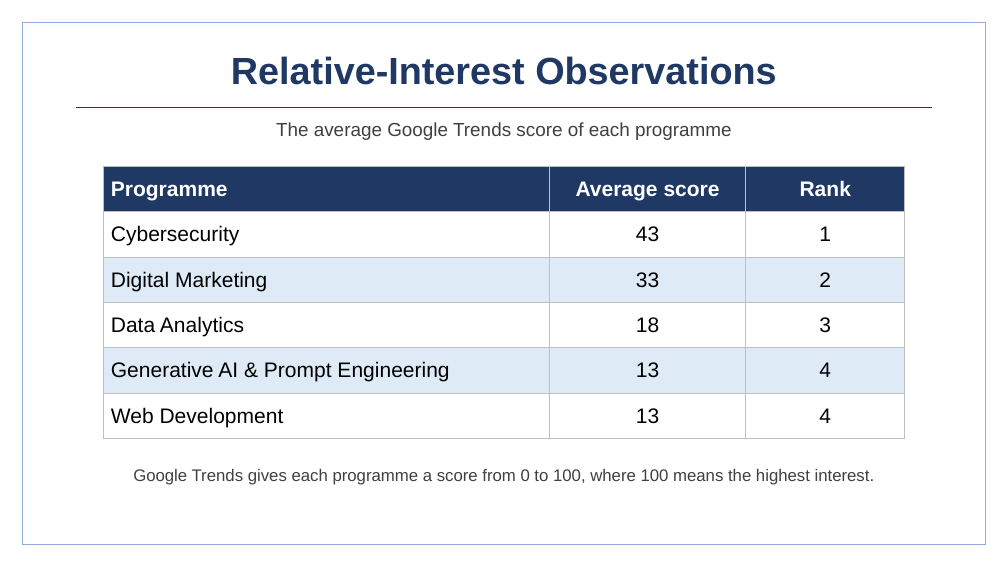
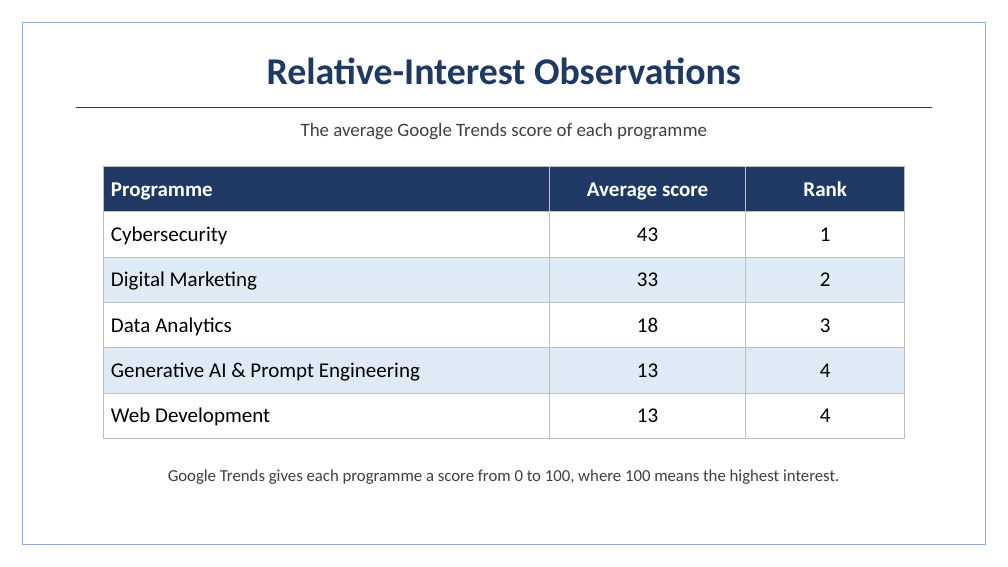
Before and after one commit to BadboyVee/BlackHoleeee, a slide deck: slide 2 of assignment/Relative_Interest_Pie_Chart_Marketing.pptx. Drawn at 1008x567 pixels with LibreOffice and Linux fonts; fonts in the diff are those of the drawing. Boxes give left, top, right and bottom in pixels: in the first picture for what was removed or moved away, otherwise in the second. Text is boxed around its words. In the diff, an @@ line names an element or a change of style, - is before the commit and + after.

```diff
--- a/assignment/Relative_Interest_Pie_Chart_Marketing.pptx
+++ b/assignment/Relative_Interest_Pie_Chart_Marketing.pptx
@@ table at (x1=104, y1=166, x2=905, y2=439) @@
@@ font Arial to Calibri @@
@@ font Arial to Calibri in 3 elements at (x1=267, y1=57, x2=741, y2=85), (x1=301, y1=123, x2=707, y2=140), (x1=168, y1=469, x2=839, y2=484) @@
```
Also in this commit, not shown: 4 other slides changed, 7 other files.
